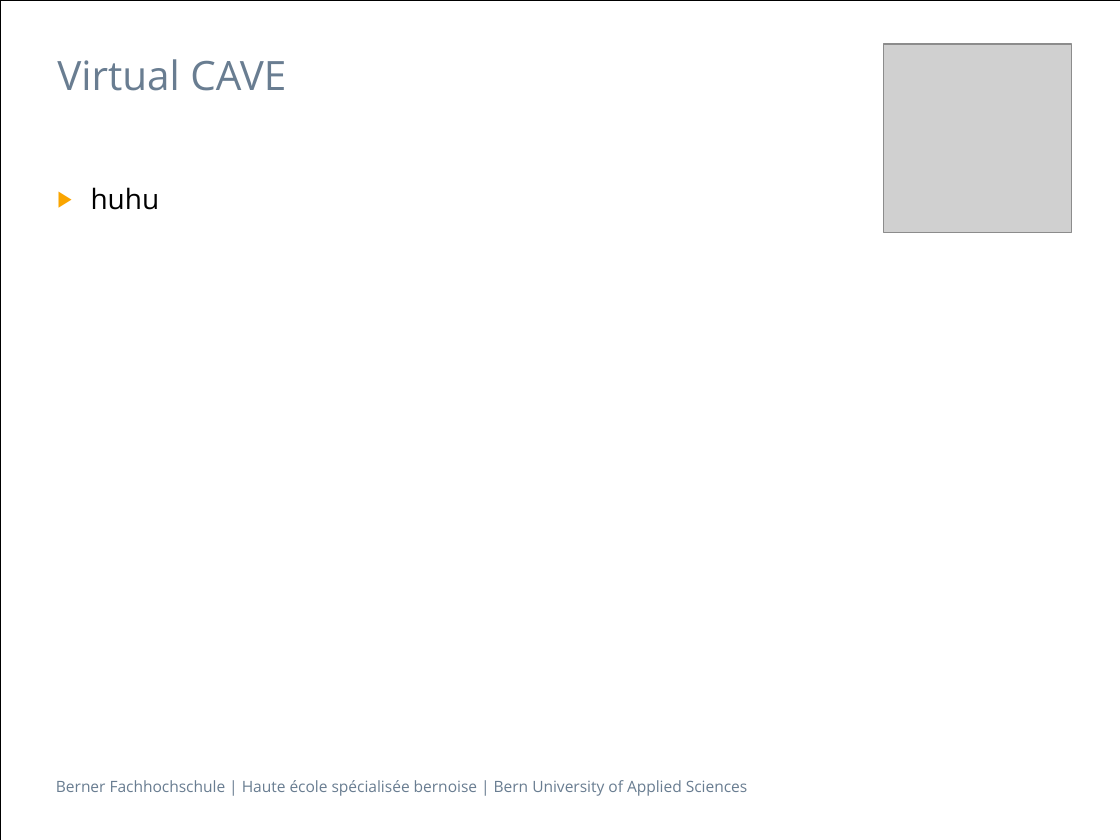
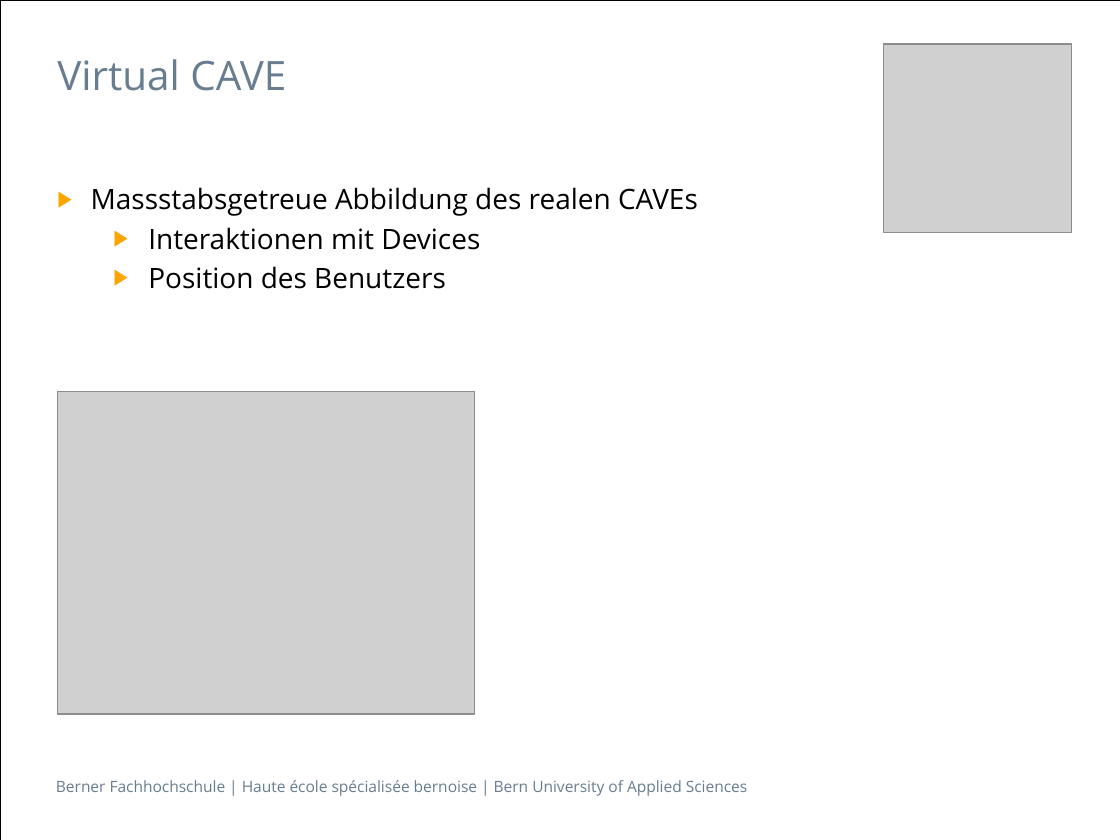
Before and after one commit to cpvrlab/UnityCavePlugin, a slide deck: slide 4 of docs/Presentation/Presentation_part_julien.pptx. Drawn at 1120x840 pixels with LibreOffice and Linux fonts; fonts in the diff are those of the drawing; grey boxes stand for pictures. Boxes give left, top, right and bottom in pixels: in the first picture for what was removed or moved away, otherwise in the second. Text is boxed around its words. In the diff, an @@ line names an element or a change of style, - is before the commit and + after.

```diff
--- a/docs/Presentation/Presentation_part_julien.pptx
+++ b/docs/Presentation/Presentation_part_julien.pptx
@@ text at (x1=91, y1=187, x2=698, y2=289): text changed @@
-▶ huhu
+▶ Massstabsgetreue Abbildung des realen CAVEs
+  ▶ Interaktionen mit Devices
+  ▶ Position des Benutzers
@@ picture added at (x1=57, y1=391, x2=475, y2=713) @@
```
Also in this commit, not shown: 3 other slides changed, 24 slides added, 1 slide removed, 19 other files.
